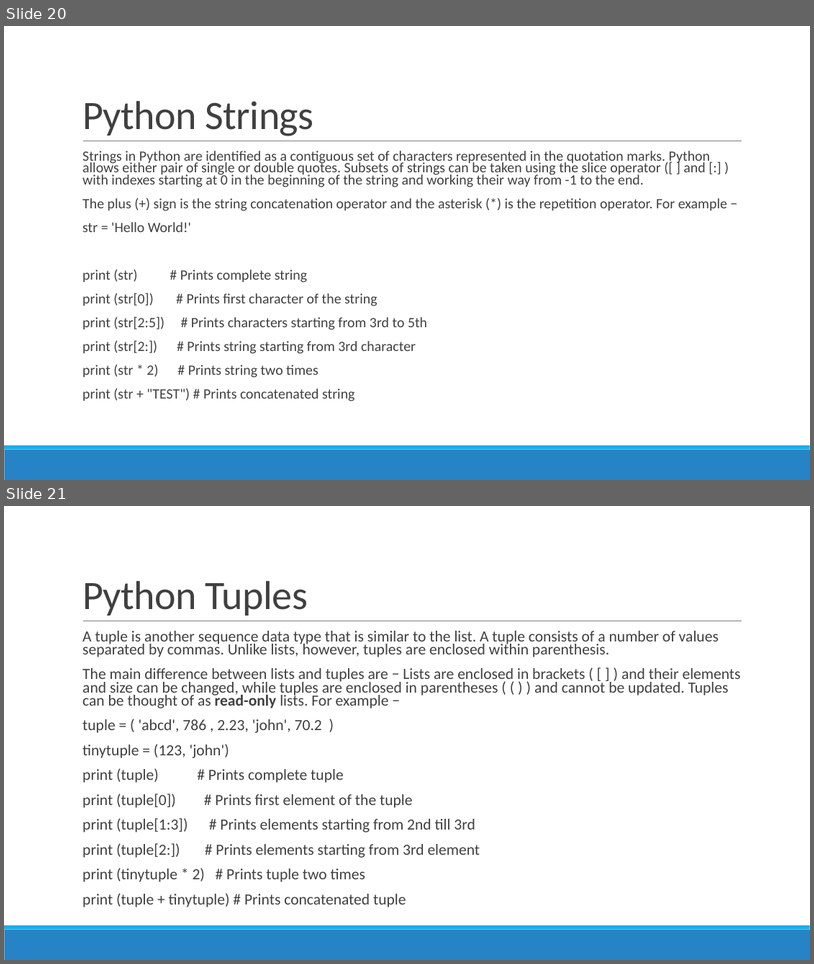
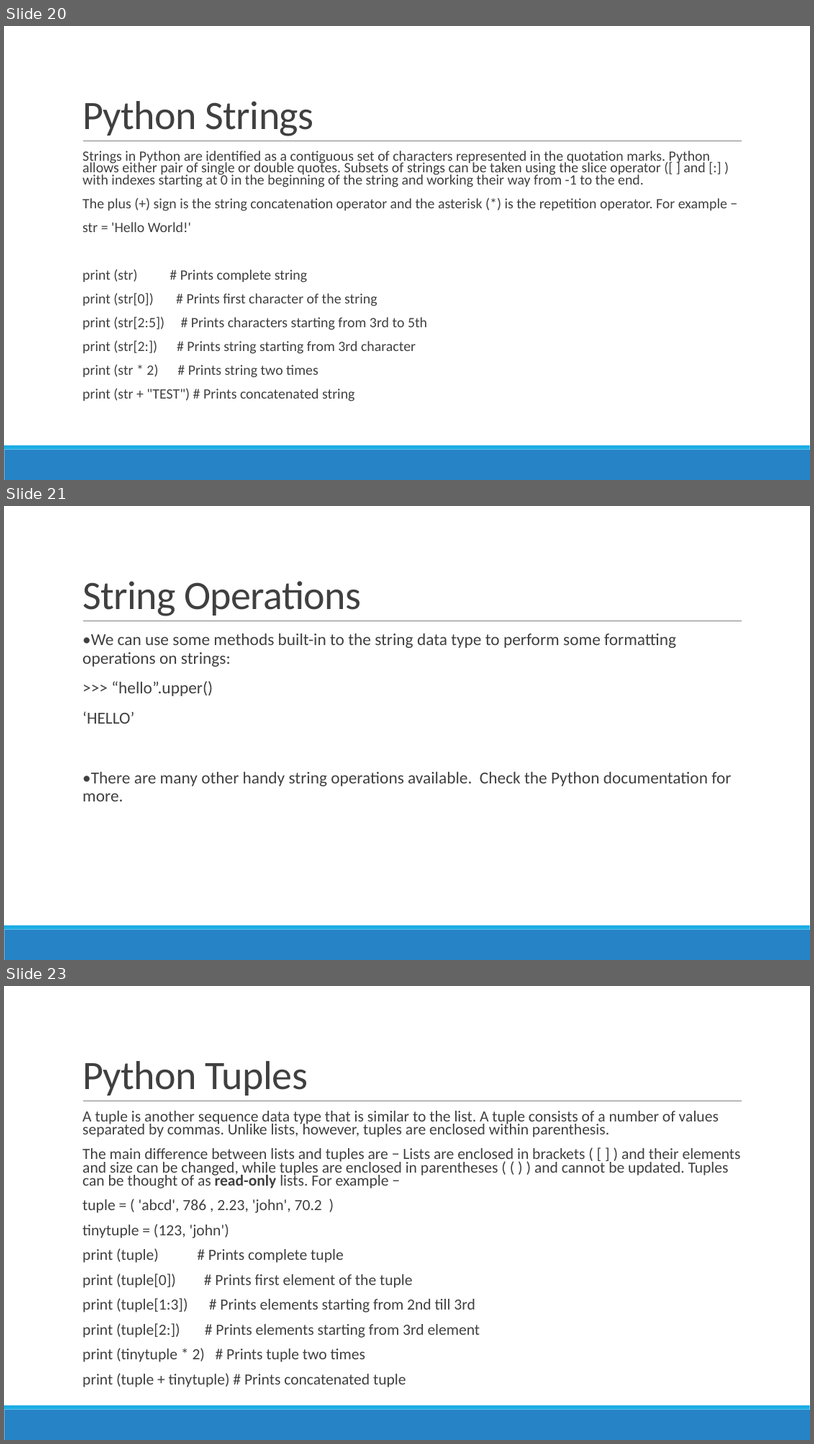
Before and after one commit to siddharth1k/Building-Web-Applications-with-Python, a slide deck: Session5 -Python.pptx. Shown one above the other, each under a label of ours: slides 20 and 21 before the commit, slides 20, 21 and 23 after it; the slides between them are not shown. The pictures are 814x964 and 814x1444 pixels, drawn with LibreOffice and Linux fonts; fonts in the diff are those of the drawing. Boxes give left, top, right and bottom in pixels: in the first picture for what was removed or moved away, otherwise in the second. Text is boxed around its words. In the diff, an @@ line names an element or a change of style, - is before the commit and + after.

```diff
--- a/Session5 -Python.pptx
+++ b/Session5 -Python.pptx
@@ slide 21 added at (4, 506, 810, 960), background #FFFFFF; not listed: 3 template elements that a slide beside it also shows @@
@@ title added at (82, 581, 361, 616), 48 pt, text #404040 @@
+String Operations
@@ text added at (82, 633, 731, 801), 20 pt, text #404040 @@
+  •We can use some methods built-in to the string data type to perform some formatting operations on strings:
+  >>> “hello”.upper()
+  ‘HELLO’
+  •There are many other handy string operations available. Check the Python documentation for more.
@@ what was slide 21 is now slide 23 @@
```
Also in this commit, not shown: 15 other slides added.
